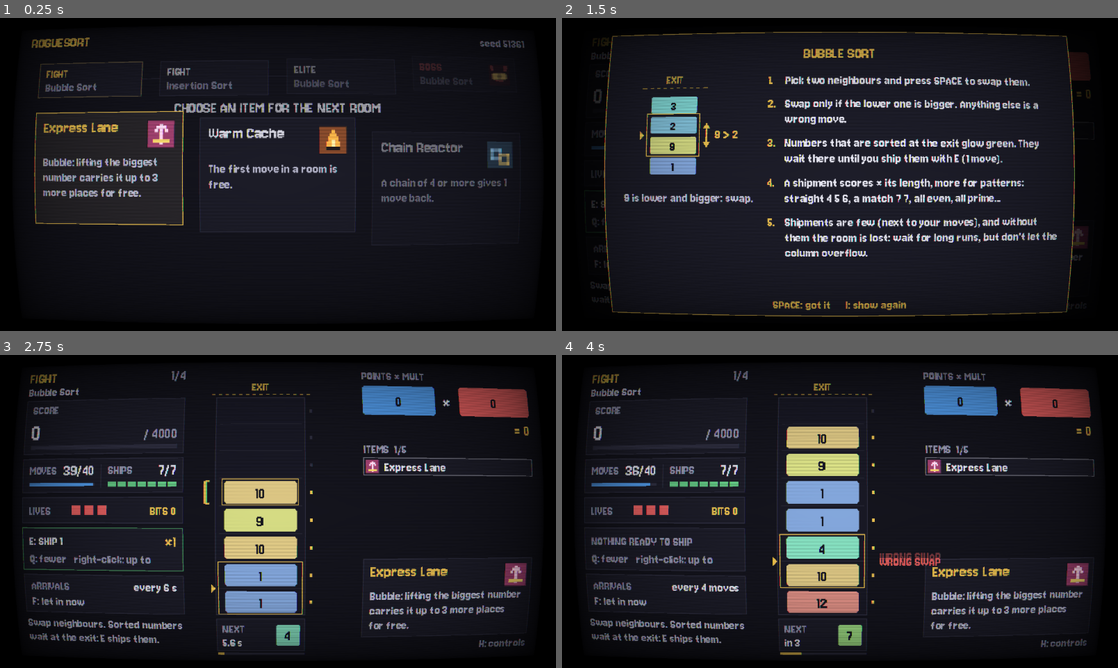
Above: before the commit, frames 1-4 (two rows, left to right).
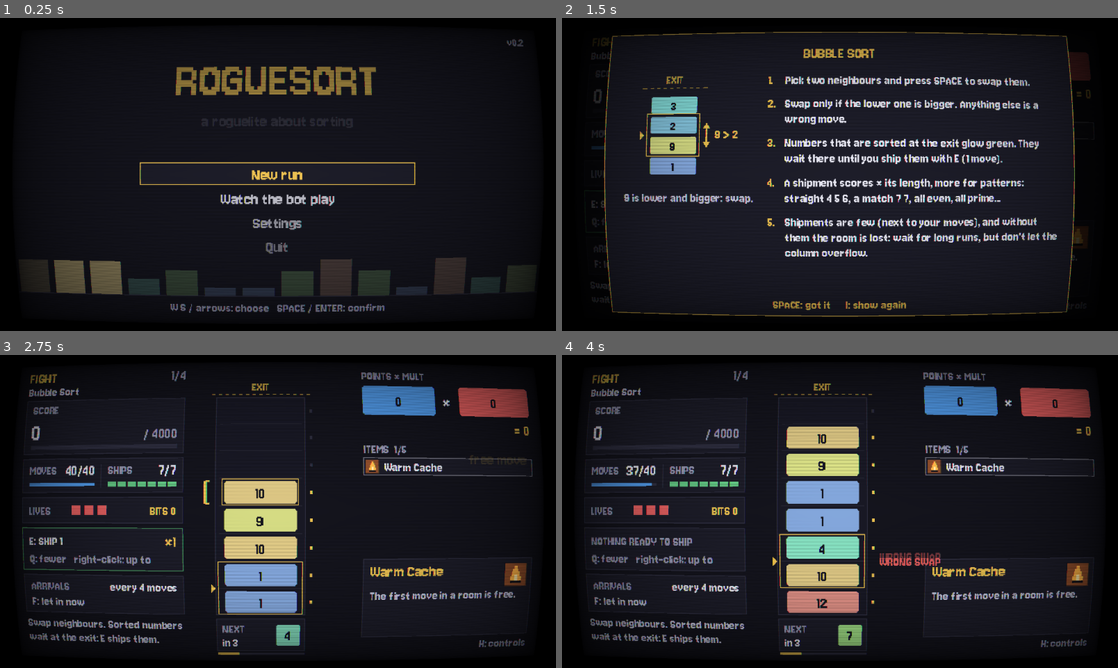
Above: after the commit, the same moments.

Repository: czarnabulka/Sortlite
Game: Godot game, scene res://ui/main.tscn
Same seed, same stepped clock (60 frames per second), same inputs: the game is played once before the commit and once after it.
Inputs (mouse positions are in pixels of both pictures, inside the frame that each line leads up to):
- Up to frame 1 (0.25 s): no input
- Up to frame 2 (1.5 s): tap Enter at 0.5, 0.6 s; move the mouse to (962, 158) at 0.52 s; hold Right 0.53-1.28 s; click (962, 158) at 0.67 s; tap Space at 0.77, 1.07 s; tap C at 0.8, 1.35 s; move the mouse to (728, 190) at 1.27 s; hold Down from 1.28 s (still down); click (728, 190) at 1.42 s
- Up to frame 3 (2.75 s): tap Space at 1.52, 1.82 s; tap L at 1.55, 2.1 s; move the mouse to (333, 442) at 2.02 s; release Down at 2.03 s; hold Right from 2.03 s (still down); click (333, 442) at 2.17 s; tap M at 2.3 s
- Up to frame 4 (4 s): move the mouse to (812, 574) at 2.77 s; release Right at 2.78 s; hold Up 2.78-3.53 s; tap M at 2.85 s; click (812, 574) at 2.92 s; tap Space at 3.02, 3.32, 3.77 s; tap F at 3.05, 3.6 s; move the mouse to (1006, 558) at 3.52 s; hold Left from 3.53 s (still down); click (1006, 558) at 3.67 s; tap E at 3.8 s

The runs differ from the first frame. In frame 1, 15% of the frame differs, in the area x 5-95%, y 6-95%; in frame 2, less than 0.1%; in frame 3, 2.0%; in frame 4, 1.7%.

Commit message:
Title screen, settings and a pause menu instead of hotkeys
- The game opens on a title screen (ui/menu_view.gd): new run, a demo where
  the bot plays (it loops into new runs), settings, quit. A row of numbers
  bubble-sorts itself behind the menu.
- Settings: language, CRT effect, fullscreen and arrival mode, applied at
  once and saved in user://settings.cfg; a mode change also reaches the run
  in progress.
- ESC in a run now pauses it (resume, settings, main menu, quit) instead of
  quitting; the run, including the time-mode clock, stops while paused.
- Removed the L, C, M and D hotkeys; F11 stays. The controls card lists ESC
  for the menu instead.
- --demo, --seed, --skip and --controls still skip the title for testing.
- Fullscreen is saved only when it changes, not on every start.
- test_i18n checks that every menu row has a text in both languages.

Co-Authored-By: Claude Opus 5.5 <noreply@anthropic.com>

Diff:
--- a/i18n/strings.csv
+++ b/i18n/strings.csv
@@ -18,10 +18,6 @@
 HELP_SELECT,W S / arrows / wheel|pick a pair or a place,W S / strzałki / kółko|wybór pary albo miejsca
 HELP_SWAP,SPACE / click|swap or insert,SPACJA / klik|zamiana albo wstawienie
 HELP_LET_IN,F|let the next one in now,F|wpuść następny teraz
-HELP_DEMO,D|demo (the bot plays),D|demo (bot gra sam)
-HELP_MODE,M|arrivals: moves or time,M|dopływ: ruchy albo czas
-HELP_CRT,C / F11|CRT effect / fullscreen,C / F11|efekt CRT / pełny ekran
-HELP_LANG,L|language: English,L|język: polski
 HELP_TOGGLE,H|show / hide this card,H|pokaż / ukryj tę kartę
 HELP_TITLE,CONTROLS,STEROWANIE
 HELP_HINT,H: controls,H: sterowanie
@@ -134,3 +130,25 @@
 RULES_SHIP_2,"A shipment scores × its length, more for patterns: straight 4 5 6, a match 7 7, all even, all prime...","Wysyłka daje × swoją długość, więcej za wzory: strit 4 5 6, komplet 7 7, same parzyste, same pierwsze..."
 SHIPS,SHIPS,WYSYŁKI
 RULES_SHIP_3,"Shipments are few (next to your moves), and without them the room is lost: wait for long runs, but don't let the column overflow.","Wysyłek jest mało (obok ruchów), a bez nich przegrywasz pokój: czekaj na długie serie, ale nie przepełnij kolumny."
+HELP_MENU,ESC|menu: settings / quit,ESC|menu: ustawienia / wyjście
+MENU_TAGLINE,a roguelite about sorting,roguelite o sortowaniu
+MENU_PLAY,New run,Nowy run
+MENU_DEMO,Watch the bot play,Pokaz: gra bot
+MENU_SETTINGS,Settings,Ustawienia
+MENU_QUIT,Quit,Wyjdź
+MENU_RESUME,Resume,Wróć do gry
+MENU_TO_TITLE,Main menu,Menu główne
+MENU_BACK,Back,Wstecz
+MENU_PAUSED,PAUSED,PAUZA
+MENU_KEYS,W S / arrows: choose   SPACE / ENTER: confirm,W S / strzałki: wybór   SPACJA / ENTER: zatwierdź
+MENU_KEYS_PAUSE,W S: choose   SPACE / ENTER: confirm   ESC: resume,W S: wybór   SPACJA / ENTER: zatwierdź   ESC: wróć do gry
+MENU_KEYS_BACK,W S: choose   A D: change   ESC: back,W S: wybór   A D: zmiana   ESC: wstecz
+SET_TITLE,SETTINGS,USTAWIENIA
+SET_LANGUAGE,Language,Język
+SET_CRT,CRT effect,Efekt CRT
+SET_FULLSCREEN,Fullscreen,Pełny ekran
+SET_ARRIVALS,New numbers,Nowe liczby
+SET_ARRIVALS_TURNS,every few moves,co kilka ruchów
+SET_ARRIVALS_TIME,every few seconds,co kilka sekund
+SET_ON,on,wł.
+SET_OFF,off,wył.
--- a/tests/test_i18n.gd
+++ b/tests/test_i18n.gd
@@ -4,7 +4,8 @@
 
 const CSV := "res://i18n/strings.csv"
 const FONT := "res://assets/fonts/Jersey10-Regular.ttf"
-const SOURCES: Array[String] = ["res://ui/room_view.gd", "res://ui/run_view.gd", "res://ui/main.gd"]
+const SOURCES: Array[String] = ["res://ui/room_view.gd", "res://ui/run_view.gd", "res://ui/main.gd",
+		"res://ui/menu_view.gd"]
 
 
 func _rows() -> Dictionary:
@@ -115,3 +116,16 @@
 		if line.size() == 1 and line[0] == "":
 			continue
 		check_eq(line.size(), 3, "row %s" % line[0])
+
+
+## The menu builds its labels from a table (tr(LABELS[id])), out of reach of the
+## regex above; every row of every page needs a text.
+func test_menu_labels_exist() -> void:
+	var rows := _rows()
+	var menu := load("res://ui/menu_view.gd")
+	for page in menu.PAGES:
+		for id in menu.PAGES[page]:
+			check(menu.LABELS.has(id), "menu row %s has a label" % id)
+			check(rows.has(menu.LABELS.get(id, "")), "menu label for %s" % id)
+	for lang in Settings.LANGUAGES:
+		check(Settings.LANGUAGE_NAMES.has(lang), "name for language %s" % lang)
--- a/ui/main.gd
+++ b/ui/main.gd
@@ -2,20 +2,29 @@
 ## Renders the game into a 640×360 SubViewport, shows it scaled up with
 ## crisp pixels (whole-number scale when it fits) and runs the CRT shader on
 ## top. Input is forwarded to the game view in its own 640×360 coordinates.
+##
+## The game opens on the title screen (ui/menu_view.gd). ESC in a run pauses
+## it and opens the same menu over it. `-- --demo`, `--seed`, `--skip` and
+## `--controls` skip the title and start a run at once (for testing).
 
 const BASE := Vector2i(640, 360)
 const RunView := preload("res://ui/run_view.gd")
+const MenuView := preload("res://ui/menu_view.gd")
 const CrtShader := preload("res://ui/crt.gdshader")
+const SKIP_TITLE_ARGS: Array[String] = ["--demo", "--seed", "--skip", "--controls"]
 
 var viewport: SubViewport
 var screen: TextureRect
+## The run being played, or null on the title screen.
 var view: RunView
+var menu: MenuView
 var crt: ShaderMaterial
 
 
 func _ready() -> void:
 	var lang := Settings.language_from_args()
 	TranslationServer.set_locale(lang if lang != "" else Settings.load_language())
+	_apply_fullscreen(Settings.load_fullscreen())
 
 	var bg := ColorRect.new()
 	bg.color = Color.BLACK
@@ -29,13 +38,27 @@
 	viewport.render_target_update_mode = SubViewport.UPDATE_ALWAYS
 	add_child(viewport)
 
-	view = RunView.new()
-	viewport.add_child(view)
-
 	crt = ShaderMaterial.new()
 	crt.shader = CrtShader
 	crt.set_shader_parameter("source_size", Vector2(BASE))
 	crt.set_shader_parameter("enabled", Settings.load_crt())
+
+	menu = MenuView.new()
+	menu.z_index = 200  # over the run, and over its fades
+	menu.crt = Settings.load_crt()
+	menu.fullscreen = Settings.load_fullscreen()
+	menu.arrival_mode = Settings.load_arrival_mode()
+	menu.play_pressed.connect(func() -> void: start_run(false))
+	menu.demo_pressed.connect(func() -> void: start_run(true))
+	menu.resume_pressed.connect(resume)
+	menu.title_pressed.connect(to_title)
+	menu.quit_pressed.connect(func() -> void: get_tree().quit())
+	menu.crt_changed.connect(func(on: bool) -> void: crt.set_shader_parameter("enabled", on))
+	menu.fullscreen_changed.connect(_set_fullscreen)
+	menu.arrival_mode_changed.connect(func(m: RoomSession.ArrivalMode) -> void:
+		if view != null:
+			view.set_arrival_mode(m))
+	viewport.add_child(menu)
 
 	screen = TextureRect.new()
 	screen.texture = viewport.get_texture()
@@ -49,6 +72,56 @@
 	get_viewport().size_changed.connect(_layout)
 	_layout()
 
+	var args := OS.get_cmdline_user_args()
+	if SKIP_TITLE_ARGS.any(func(a: String) -> bool: return args.has(a)):
+		start_run(false)
+	else:
+		menu.open(MenuView.Page.TITLE)
+
+
+## A new run (or the bot's demo run) in place of whatever was there.
+func start_run(demo: bool) -> void:
+	_drop_run()
+	view = RunView.new()
+	view.demo = demo
+	viewport.add_child(view)
+	menu.visible = false
+
+
+func to_title() -> void:
+	_drop_run()
+	menu.open(MenuView.Page.TITLE)
+
+
+func pause() -> void:
+	view.process_mode = Node.PROCESS_MODE_DISABLED  # the room clock stops too
+	menu.open(MenuView.Page.PAUSE)
+
+
+func resume() -> void:
+	menu.visible = false
+	if view != null:
+		view.process_mode = Node.PROCESS_MODE_INHERIT
+
+
+func _drop_run() -> void:
+	if view != null:
+		view.queue_free()
+		view = null
+
+
+## F11 or the settings: switch, remember, and show it in the menu.
+func _set_fullscreen(on: bool) -> void:
+	_apply_fullscreen(on)
+	Settings.save_fullscreen(on)
+	menu.fullscreen = on
+
+
+func _apply_fullscreen(on: bool) -> void:
+	if DisplayServer.get_name() == "headless":
+		return
+	DisplayServer.window_set_mode(DisplayServer.WINDOW_MODE_FULLSCREEN if on else DisplayServer.WINDOW_MODE_WINDOWED)
+
 
 func _layout() -> void:
 	var win := get_viewport_rect().size
@@ -61,25 +134,16 @@
 
 func _unhandled_input(event: InputEvent) -> void:
 	if event is InputEventKey and event.pressed and not event.echo:
-		match event.keycode:
-			KEY_F11:
-				var full := DisplayServer.window_get_mode() == DisplayServer.WINDOW_MODE_FULLSCREEN
-				DisplayServer.window_set_mode(DisplayServer.WINDOW_MODE_WINDOWED if full else DisplayServer.WINDOW_MODE_FULLSCREEN)
-				return
-			KEY_C:
-				var on := not bool(crt.get_shader_parameter("enabled"))
-				crt.set_shader_parameter("enabled", on)
-				Settings.save_crt(on)
-				return
-			KEY_L:
-				var next := Settings.next_language(TranslationServer.get_locale().substr(0, 2))
-				TranslationServer.set_locale(next)
-				Settings.save_language(next)
-				return
-			KEY_ESCAPE:
-				get_tree().quit()
-				return
+		if event.keycode == KEY_F11:
+			_set_fullscreen(DisplayServer.window_get_mode() != DisplayServer.WINDOW_MODE_FULLSCREEN)
+			return
+		if event.keycode == KEY_ESCAPE and not menu.visible and view != null:
+			pause()
+			return
 	var local := Vector2.ZERO
 	if event is InputEventMouse:
 		local = (event.position - screen.position) / (screen.size.x / BASE.x)
-	view.handle_input(event, local)
+	if menu.visible:
+		menu.handle_input(event, local)
+	elif view != null:
+		view.handle_input(event, local)
--- /dev/null
+++ b/ui/menu_view.gd
@@ -0,0 +1,334 @@
+extends Node2D
+## The title screen, the settings and the pause menu, drawn in the game's own
+## 640×360 like the other screens. Settings apply and save right here; the
+## signals tell main.gd what to do next.
+
+signal play_pressed
+signal demo_pressed
+signal resume_pressed
+signal title_pressed
+signal quit_pressed
+signal crt_changed(on: bool)
+signal fullscreen_changed(on: bool)
+signal arrival_mode_changed(mode: RoomSession.ArrivalMode)
+
+enum Page { TITLE, SETTINGS, PAUSE }
+
+const S := 16
+const M := 20
+const L := 32
+const ROW_H := 28.0
+const MENU_W := 320.0
+
+## What each page lists, in order. Settings rows change a value; the rest act.
+const PAGES := {
+	Page.TITLE: [&"play", &"demo", &"settings", &"quit"],
+	Page.PAUSE: [&"resume", &"settings", &"to_title", &"quit"],
+	Page.SETTINGS: [&"language", &"crt", &"fullscreen", &"arrivals", &"back"],
+}
+const LABELS := {
+	&"play": "MENU_PLAY", &"demo": "MENU_DEMO", &"settings": "MENU_SETTINGS", &"quit": "MENU_QUIT",
+	&"resume": "MENU_RESUME", &"to_title": "MENU_TO_TITLE", &"back": "MENU_BACK",
+	&"language": "SET_LANGUAGE", &"crt": "SET_CRT", &"fullscreen": "SET_FULLSCREEN", &"arrivals": "SET_ARRIVALS",
+}
+## Rows that change a value (A / D, arrows, click).
+const VALUES: Array[StringName] = [&"language", &"crt", &"fullscreen", &"arrivals"]
+
+## A few numbers that bubble-sort themselves behind the title.
+const BG_COUNT := 14
+const BG_STEP := 0.22
+const BG_VMAX := 12
+
+var page := Page.TITLE
+## Where Back goes from the settings: the title or the pause menu.
+var settings_from := Page.TITLE
+var selected := 0
+var time := 0.0
+var page_t := 0.0
+var font: Font
+
+var crt := true
+var fullscreen := false
+var arrival_mode := RoomSession.ArrivalMode.TURNS
+
+var _bg: Array[Dictionary] = []  # {"value": int, "x": float} in slot order
+var _bg_j := 0
+var _bg_swapped := false
+var _bg_t := 0.0
+var _bg_rest := 0.0
+
+
+func _ready() -> void:
+	font = preload("res://ui/room_view.gd").load_pixel_font()
+	_shuffle_bg()
+
+
+func open(new_page: Page) -> void:
+	page = new_page
+	selected = 0
+	page_t = 0.0
+	visible = true
+
+
+func items() -> Array:
+	return PAGES[page]
+
+
+# --- input -------------------------------------------------------------------
+
+func handle_input(event: InputEvent, local: Vector2) -> void:
+	if event is InputEventKey and event.pressed:
+		var key := event as InputEventKey
+		match key.keycode:
+			KEY_UP, KEY_W:
+				selected = (selected - 1 + items().size()) % items().size()
+			KEY_DOWN, KEY_S:
+				selected = (selected + 1) % items().size()
+			KEY_LEFT, KEY_A:
+				if not key.echo:
+					_change(items()[selected], -1)
+			KEY_RIGHT, KEY_D:
+				if not key.echo:
+					_change(items()[selected], 1)
+			KEY_SPACE, KEY_ENTER:
+				if not key.echo:
+					_activate(items()[selected])
+			KEY_ESCAPE:
+				if not key.echo:
+					back()
+	elif event is InputEventMouseMotion:
+		var row := _row_at(local)
+		if row >= 0:
+			selected = row
+	elif event is InputEventMouseButton and event.pressed and event.button_index == MOUSE_BUTTON_LEFT:
+		var row := _row_at(local)
+		if row >= 0:
+			selected = row
+			_activate(items()[row])
+
+
+## ESC: settings go back where they came from, the pause menu resumes.
+func back() -> void:
+	match page:
+		Page.SETTINGS:
+			var from := settings_from
+			open(from)
+			selected = PAGES[from].find(&"settings")
+		Page.PAUSE:
+			resume_pressed.emit()
+
+
+func _activate(id: StringName) -> void:
+	if id in VALUES:
+		_change(id, 1)
+		return
+	match id:
+		&"play":
+			play_pressed.emit()
+		&"demo":
+			demo_pressed.emit()
+		&"resume":
+			resume_pressed.emit()
+		&"to_title":
+			title_pressed.emit()
+		&"quit":
+			quit_pressed.emit()
+		&"settings":
+			settings_from = page
+			open(Page.SETTINGS)
+		&"back":
+			back()
+
+
+## Changes a setting one step (every setting has two values, except the
+## language list, which wraps around) and saves it.
+func _change(id: StringName, direction: int) -> void:
+	match id:
+		&"language":
+			var langs := Settings.LANGUAGES
+			var i := langs.find(TranslationServer.get_locale().substr(0, 2))
+			var next := langs[(i + direction + langs.size()) % langs.size()]
+			TranslationServer.set_locale(next)
+			Settings.save_language(next)
+		&"crt":
+			crt = not crt
+			Settings.save_crt(crt)
+			crt_changed.emit(crt)
+		&"fullscreen":
+			fullscreen = not fullscreen
+			fullscreen_changed.emit(fullscreen)
+		&"arrivals":
+			arrival_mode = RoomSession.ArrivalMode.TIME if arrival_mode == RoomSession.ArrivalMode.TURNS \
+					else RoomSession.ArrivalMode.TURNS
+			Settings.save_arrival_mode(arrival_mode)
+			arrival_mode_changed.emit(arrival_mode)
+
+
+func _value_text(id: StringName) -> String:
+	match id:
+		&"language":
+			return Settings.LANGUAGE_NAMES.get(TranslationServer.get_locale().substr(0, 2), "?")
+		&"crt":
+			return tr("SET_ON") if crt else tr("SET_OFF")
+		&"fullscreen":
+			return tr("SET_ON") if fullscreen else tr("SET_OFF")
+		&"arrivals":
+			return tr("SET_ARRIVALS_TURNS") if arrival_mode == RoomSession.ArrivalMode.TURNS else tr("SET_ARRIVALS_TIME")
+	return ""
+
+
+func _rows_top() -> float:
+	return 186.0 if page == Page.TITLE else 132.0
+
+
+func _row_rect(i: int) -> Rect2:
+	var w := MENU_W if page != Page.SETTINGS else 400.0
+	return Rect2((640.0 - w) * 0.5, _rows_top() + i * ROW_H - 19.0, w, 25.0)
+
+
+func _row_at(p: Vector2) -> int:
+	for i in items().size():
+		if _row_rect(i).has_point(p):
+			return i
+	return -1
+
+
+# --- update ------------------------------------------------------------------
+
+func _process(delta: float) -> void:
+	if not visible:
+		return
+	time += delta
+	page_t += delta
+	_step_bg(delta)
+	queue_redraw()
+
+
+func _shuffle_bg() -> void:
+	_bg.clear()
+	for i in BG_COUNT:
+		_bg.append({"value": randi_range(1, BG_VMAX), "x": float(i)})
+	_bg_j = 0
+	_bg_swapped = false
+	_bg_rest = 0.0
+
+
+## One compare per step, like a bubble-sort pass; a sorted row rests a moment
+## and is shuffled again.
+func _step_bg(delta: float) -> void:
+	for i in _bg.size():
+		_bg[i]["x"] = lerpf(_bg[i]["x"], float(i), 1.0 - exp(-14.0 * delta))
+	if _bg_rest > 0.0:
+		_bg_rest -= delta
+		if _bg_rest <= 0.0:
+			_shuffle_bg()
+		return
+	_bg_t += delta
+	if _bg_t < BG_STEP:
+		return
+	_bg_t = 0.0
+	if int(_bg[_bg_j]["value"]) > int(_bg[_bg_j + 1]["value"]):
+		var tmp: Dictionary = _bg[_bg_j]
+		_bg[_bg_j] = _bg[_bg_j + 1]
+		_bg[_bg_j + 1] = tmp
+		_bg_swapped = true
+	_bg_j += 1
+	if _bg_j >= _bg.size() - 1:
+		if not _bg_swapped:
+			_bg_rest = 2.5
+		_bg_j = 0
+		_bg_swapped = false
+
+
+# --- drawing -----------------------------------------------------------------
+
+func _draw() -> void:
+	var keys_y := 344.0
+	if page == Page.PAUSE or (page == Page.SETTINGS and settings_from == Page.PAUSE):
+		# Over the paused game: dim it and put the menu (and its keys) on a panel.
+		draw_rect(Rect2(0, 0, 640, 360), Color(0, 0, 0, 0.72))
+		var top := _row_rect(0)
+		var bottom := _row_rect(items().size() - 1)
+		var w := maxf(top.size.x + 48, 460.0)
+		var panel := Rect2((640.0 - w) * 0.5, 46, w, bottom.end.y - 46 + 48)
+		draw_rect(panel, Palette.BG)
+		draw_rect(panel, Palette.PANEL_EDGE, false, 1.0)
+		keys_y = panel.end.y - 12
+	else:
+		draw_rect(Rect2(0, 0, 640, 360), Palette.BG)
+		_draw_bg()
+	match page:
+		Page.TITLE:
+			_draw_title()
+		Page.PAUSE:
+			_heading(tr("MENU_PAUSED"))
+		Page.SETTINGS:
+			_heading(tr("SET_TITLE"))
+	_draw_rows()
+	var keys := tr("MENU_KEYS")
+	if page == Page.PAUSE:
+		keys = tr("MENU_KEYS_PAUSE")
+	elif page == Page.SETTINGS:
+		keys = tr("MENU_KEYS_BACK")
+	_text(keys, Vector2(0, keys_y), S, Palette.MUTED, HORIZONTAL_ALIGNMENT_CENTER, 640)
+
+
+## The sorting row along the bottom, dim so the menu stays readable.
+func _draw_bg() -> void:
+	var w := 640.0 / BG_COUNT
+	var base := 324.0
+	for i in _bg.size():
+		var e: Dictionary = _bg[i]
+		var v := int(e["value"])
+		var h := 6.0 + v * 3.5
+		var x := float(e["x"]) * w + 4.0
+		var lit := not (_bg_rest > 0.0) and (i == _bg_j or i == _bg_j + 1)
+		var c := Palette.value_color(v, BG_VMAX)
+		draw_rect(Rect2(x, base - h, w - 8.0, h), Color(c, 0.55 if lit else 0.22))
+	draw_line(Vector2(0, base + 1), Vector2(640, base + 1), Color(Palette.PANEL_EDGE, 0.8))
+
+
+func _draw_title() -> void:
+	var a := Anim.clamp01(page_t / 0.4)
+	# The logo: the 32 px font at a whole-number scale stays crisp.
+	var s := 2.0
+	var drop := 10.0 * (1.0 - Anim.ease_out_cubic(page_t / 0.5))
+	draw_set_transform(Vector2(320, 88 - drop), 0.0, Vector2(s, s))
+	_text("ROGUESORT", Vector2(-160 + 1, 1), L, Color(Palette.INK, a), HORIZONTAL_ALIGNMENT_CENTER, 320)
+	_text("ROGUESORT", Vector2(-160, 0), L, Color(Palette.GOLD, a), HORIZONTAL_ALIGNMENT_CENTER, 320)
+	draw_set_transform_matrix(Transform2D.IDENTITY)
+	_text(tr("MENU_TAGLINE"), Vector2(0, 124), M, Color(Palette.SOFT, Anim.clamp01((page_t - 0.2) / 0.4)),
+			HORIZONTAL_ALIGNMENT_CENTER, 640)
+	var version := str(ProjectSettings.get_setting("application/config/version", ""))
+	if version != "":
+		_text("v" + version, Vector2(0, 22), S, Palette.MUTED, HORIZONTAL_ALIGNMENT_RIGHT, 624)
+
+
+func _heading(text: String) -> void:
+	_text(text, Vector2(0, 84), L, Palette.GOLD, HORIZONTAL_ALIGNMENT_CENTER, 640)
+
+
+func _draw_rows() -> void:
+	var list := items()
+	for i in list.size():
+		var id: StringName = list[i]
+		var r := _row_rect(i)
+		var a := Anim.clamp01((page_t - 0.05 * i) / 0.25)
+		var on := i == selected
+		if on:
+			draw_rect(r, Color(Palette.PANEL, a))
+			draw_rect(r, Color(Palette.GOLD, a), false, 1.0)
+		var color := Palette.GOLD if on else Palette.TEXT
+		var y := r.position.y + 19.0
+		if id in VALUES:
+			_text(tr(LABELS[id]), Vector2(r.position.x + 12, y), M, Color(Palette.SOFT if not on else color, a))
+			var value := _value_text(id)
+			var shown := ("<  %s  >" % value) if on else value
+			_text(shown, Vector2(r.position.x, y), M, Color(color, a), HORIZONTAL_ALIGNMENT_RIGHT, r.size.x - 12)
+		else:
+			_text(tr(LABELS[id]), Vector2(r.position.x, y), M, Color(color, a), HORIZONTAL_ALIGNMENT_CENTER, r.size.x)
+
+
+func _text(s: String, pos: Vector2, size: int, color: Color,
+		align := HORIZONTAL_ALIGNMENT_LEFT, width := -1.0) -> void:
+	draw_string(font, pos, s, align, width, size, color)
--- a/ui/room_view.gd
+++ b/ui/room_view.gd
@@ -11,7 +11,6 @@
 
 signal continue_pressed
 ## The player switched arrivals between moves and time (M); the run keeps it.
-signal mode_changed(new_mode: RoomSession.ArrivalMode)
 
 const TANK_CX := 300.0
 const TANK_TOP := 46.0
@@ -186,6 +185,13 @@
 		v.alpha = 0.0
 
 
+## Arrivals by moves or by time (changed in the settings).
+func set_arrival_mode(new_mode: RoomSession.ArrivalMode) -> void:
+	mode = new_mode
+	if session != null:
+		session.set_mode(new_mode)
+
+
 func is_bubble() -> bool:
 	return session.room.algorithm.id == Algorithms.BUBBLE
 
@@ -283,9 +289,6 @@
 			KEY_Q:
 				if not key.echo and is_ship():
 					_ship_fewer()
-			KEY_D:
-				if not key.echo:
-					demo = not demo
 			KEY_H:
 				if not key.echo:
 					help_open = true
@@ -294,11 +297,6 @@
 				if not key.echo:
 					rules_open = true
 					overlay_t = 0.0
-			KEY_M:
-				if not key.echo:
-					mode = RoomSession.ArrivalMode.TIME if mode == RoomSession.ArrivalMode.TURNS else RoomSession.ArrivalMode.TURNS
-					session.set_mode(mode)
-					mode_changed.emit(mode)
 	elif event is InputEventMouseMotion:
 		hover = _target_at(local)
 		var row := _item_row_at(local)
@@ -1181,8 +1179,7 @@
 func _draw_help() -> void:
 	draw_rect(Rect2(0, 0, 640, 360), Color(0, 0, 0, 0.7 * Anim.clamp01(overlay_t / 0.15)))
 	var lines: Array[String] = [
-		"HELP_SELECT", "HELP_SWAP", "HELP_LET_IN", "HELP_RULES", "HELP_DEMO",
-		"HELP_MODE", "HELP_CRT", "HELP_LANG", "HELP_TOGGLE",
+		"HELP_SELECT", "HELP_SWAP", "HELP_LET_IN", "HELP_RULES", "HELP_MENU", "HELP_TOGGLE",
 	]
 	if is_ship():
 		lines.insert(2, "HELP_SHIP")
--- a/ui/run_view.gd
+++ b/ui/run_view.gd
@@ -49,14 +49,11 @@
 
 func _ready() -> void:
 	font = RoomView.load_pixel_font()
-	demo = OS.get_cmdline_user_args().has("--demo")
+	demo = demo or OS.get_cmdline_user_args().has("--demo")
 	room_view = RoomView.new()
 	room_view.demo = demo
 	room_view.help_open = OS.get_cmdline_user_args().has("--controls")
 	room_view.continue_pressed.connect(func() -> void: _fade_to(_on_room_continue))
-	room_view.mode_changed.connect(func(m: RoomSession.ArrivalMode) -> void:
-		run.mode = m
-		Settings.save_arrival_mode(m))
 	add_child(room_view)
 	fader = Fader.new()
 	fader.z_index = 100
@@ -70,6 +67,13 @@
 	if k >= 0 and k + 1 < args.size():
 		run.cleared = clampi(int(args[k + 1]), 0, run.plan.size() - 1)
 		_show_phase()
+
+
+## Arrivals by moves or by time, from the settings: for this run and the room
+## being played.
+func set_arrival_mode(mode: RoomSession.ArrivalMode) -> void:
+	run.mode = mode
+	room_view.set_arrival_mode(mode)
 
 
 func new_run(seed_value: int) -> void:
@@ -223,6 +227,9 @@
 					_pick(0)
 			elif run.phase == Run.Phase.ROOM and room_view.is_over() and room_view.end_t > 1.0:
 				_fade_to(_on_room_continue)
+			elif (run.phase == Run.Phase.WON or run.phase == Run.Phase.LOST) and screen_t > 5.0:
+				# The demo keeps going: a new run after the end screen.
+				_fade_to(func() -> void: new_run(randi() % 100000))
 	if run.phase != Run.Phase.ROOM:
 		queue_redraw()
 
--- a/ui/settings.gd
+++ b/ui/settings.gd
@@ -5,6 +5,8 @@
 const PATH := "user://settings.cfg"
 const LANGUAGES: Array[String] = ["en", "pl"]
 const DEFAULT_LANGUAGE := "en"
+## Each language in its own words, so anyone can find theirs.
+const LANGUAGE_NAMES := {"en": "English", "pl": "polski"}
 
 
 static func load_language() -> String:
@@ -22,6 +24,14 @@
 
 static func save_crt(on: bool) -> void:
 	_save("crt", on)
+
+
+static func load_fullscreen() -> bool:
+	return bool(_load("fullscreen", false))
+
+
+static func save_fullscreen(on: bool) -> void:
+	_save("fullscreen", on)
 
 
 static func load_arrival_mode() -> RoomSession.ArrivalMode:
Binary file changed: i18n/strings.en.translation
Binary file changed: i18n/strings.pl.translation
Not shown, added: ui/menu_view.gd.uid
